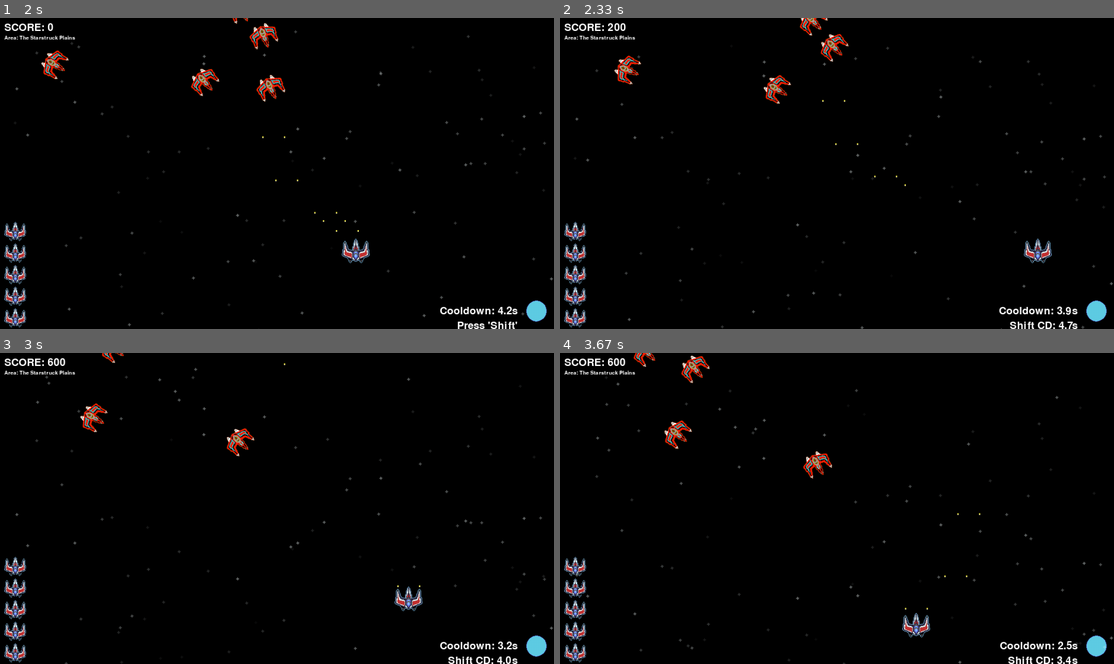
Above: before the commit, frames 1-4 (two rows, left to right).
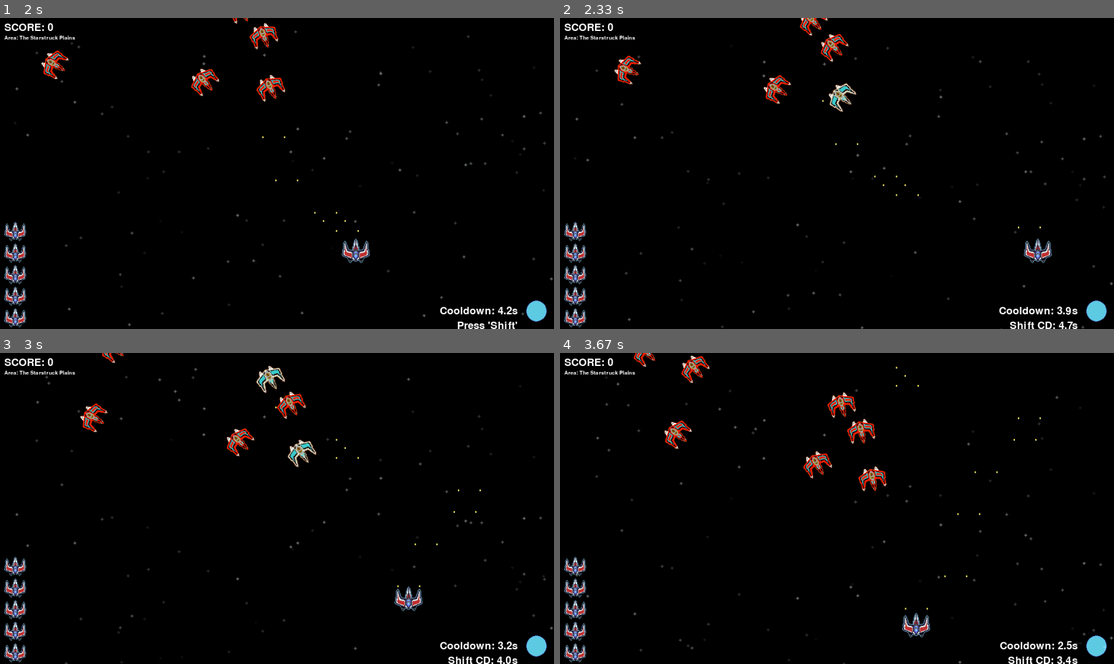
Above: after the commit, the same moments.

Repository: woelffer/gamedemo
Game: pygame game, started from pygamedemo.py
Same seed, same stepped clock (60 frames per second), same inputs: the game is played once before the commit and once after it.
Inputs:
- Up to frame 1 (2 s): tap Enter at 0.33 s; tap Space at 0.67, 1.07, 1.37, 1.57, 1.9 s; hold D 1-1.47 s; tap E at 1.15 s; hold W 1.5-1.8 s; hold D from 1.83 s (still down); tap Shift at 1.98 s
- Up to frame 2 (2.33 s): tap Space at 2.2 s; release D at 2.3 s
- Up to frame 3 (3 s): hold A 2.33-2.87 s; tap Space at 2.4, 2.7, 2.97 s; tap E at 2.48 s; hold S from 2.9 s (still down)
- Up to frame 4 (3.67 s): release S at 3.2 s; hold A 3.23-3.63 s; tap Space at 3.3, 3.6 s; tap Shift at 3.38 s

Frame 1 is identical in both runs. In frame 2, 0.3% of the frame differs, in the area x 8-87%, y 1-68%; in frame 3, 0.8%, in the area x 8-87%, y 1-62%; in frame 4, 0.8%.

Commit message:
changed bullet removal

Diff:
--- a/pygamedemo.py
+++ b/pygamedemo.py
@@ -185,16 +185,16 @@
     for enemy in enemies:
         enemy.increase_speed(speed_factor)
 
-    # Check for bullet collisions with enemies
+
     for bullet in bullets:
         for enemy in enemies:
             if bullet.rect().colliderect(enemy.rect()):
                 enemy.take_dmg()
-                bullets.pop()
+                bullets.remove(bullet)  # Remove bullet after collision
                 if not enemy.is_alive():
-
                     enemies_to_remove.add(enemy)  # Remove enemy if health is zero
-
+            if not bullet.rect() in screen.get_rect():
+                bullets.remove(bullet)
                 break  # Exit the inner loop to avoid modifying the list during iteration
 
 
